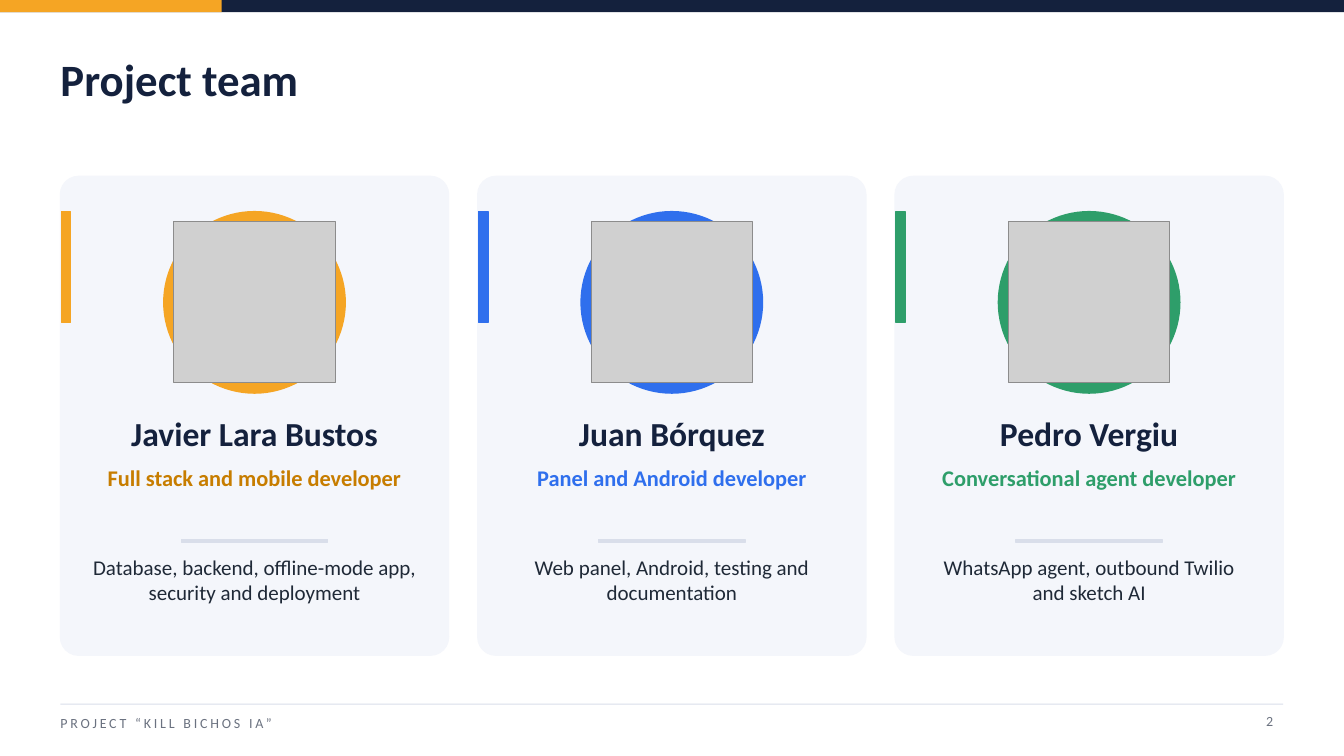
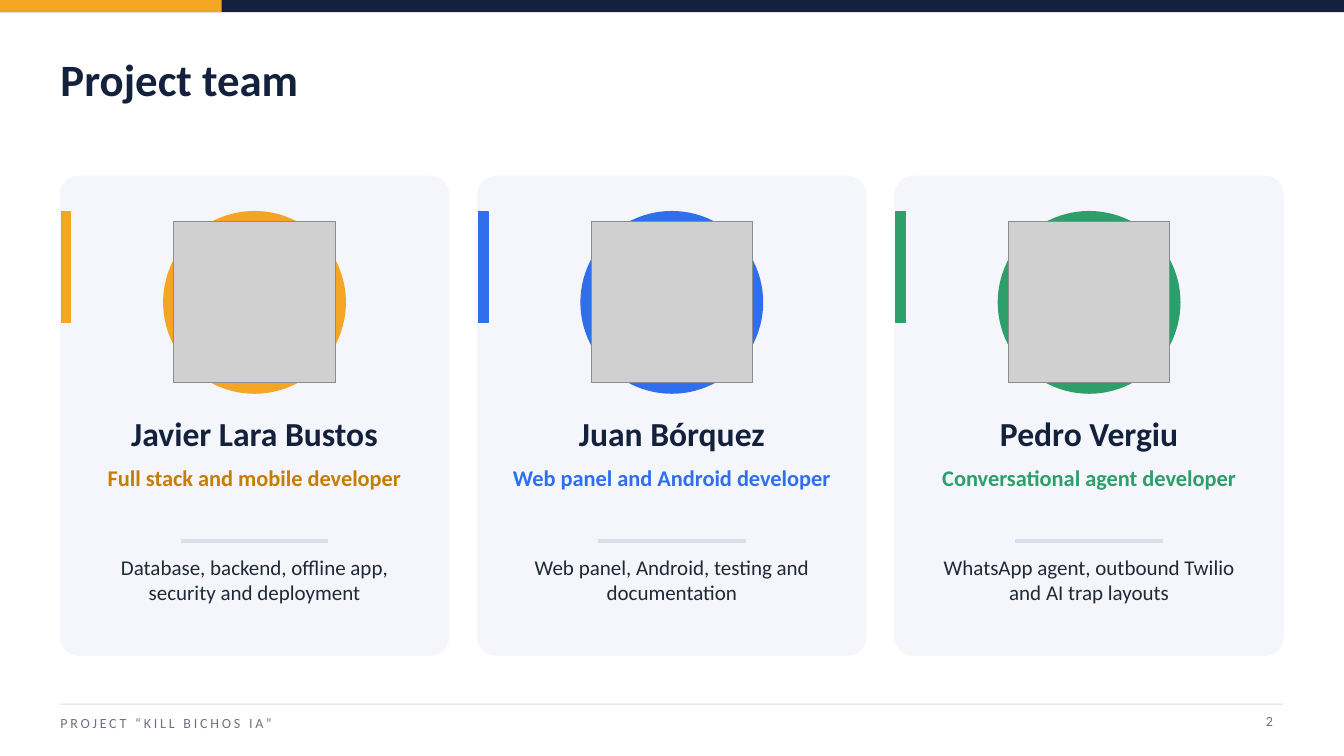
Before and after one commit to j4vierlb/PROYECTO-TESIS-, a slide deck: slide 2 of Fase 3/Evidencias Grupales/Presentación Final del proyecto (Inglés).pptx. Drawn at 1344x756 pixels with LibreOffice and Linux fonts; fonts in the diff are those of the drawing; grey boxes stand for pictures; background and template pictures are left out. Boxes give left, top, right and bottom in pixels: in the first picture for what was removed or moved away, otherwise in the second. Text is boxed around its words. In the diff, an @@ line names an element or a change of style, - is before the commit and + after.

```diff
--- a/Fase 3/Evidencias Grupales/Presentación Final del proyecto (Inglés).pptx
+++ b/Fase 3/Evidencias Grupales/Presentación Final del proyecto (Inglés).pptx
@@ text at [513, 470, 830, 490]: text changed @@
-Panel and Android developer
+Web panel and Android developer
@@ text at [121, 560, 387, 604]: text changed @@
-Database, backend, offline-mode app, security and deployment
+Database, backend, offline app, security and deployment
@@ text at [944, 560, 1234, 604]: text changed @@
-WhatsApp agent, outbound Twilio and sketch AI
+WhatsApp agent, outbound Twilio and AI trap layouts
```
Also in this commit, not shown: 17 other slides changed, 3 other files.
